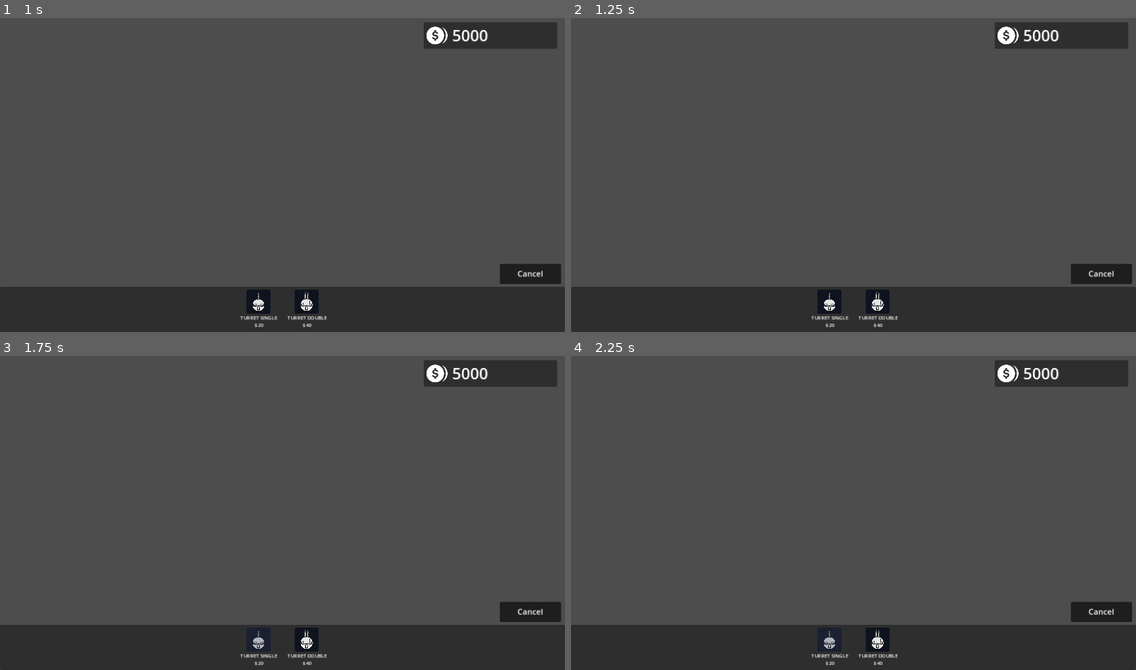
Above: before the commit, frames 1-4 (two rows, left to right).
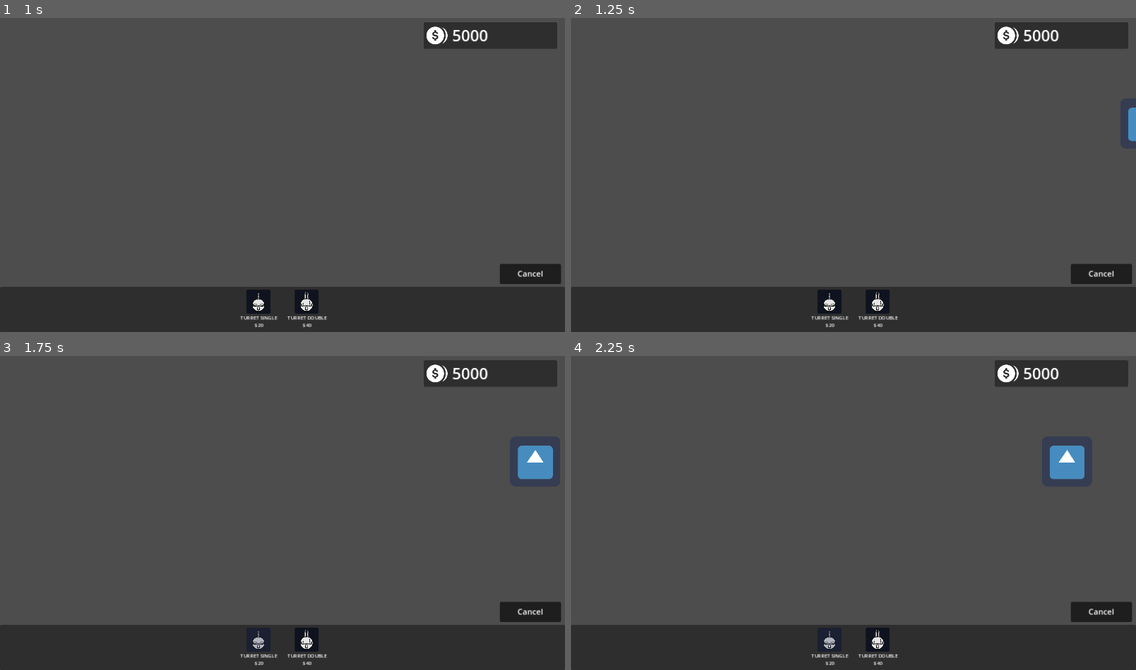
Above: after the commit, the same moments.

Repository: AdilDevStuff/TheLastGameJam2023
Game: Godot game, scene res://Scenes/World.tscn
Two runs of this game, one before a commit and one after it. Both use one fixed random seed, a clock stepped at 60 frames per second and the inputs below. The engine's default icon, where the game draws it, is replaced by a stand-in: a white triangle on a blue panel in a dark square.
Inputs (mouse positions are in pixels of both pictures, inside the frame that each line leads up to):
- Up to frame 1 (1 s): click "Build" at 0.5 s
- Up to frame 2 (1.25 s): no input
- Up to frame 3 (1.75 s): click (259, 638) at 1.25 s
- Up to frame 4 (2.25 s): click (830, 638) at 2 s

Frame 1 is identical in both runs. In frame 2, 0.1% of the frame differs, in the area x 98-100%, y 28-40%; in frame 3, 0.7%, in the area x 91-98%, y 28-40%; in frame 4, 0.7%.

Commit message:
Did something

Diff:
--- a/Scenes/Bullets/BulletBase.tscn
+++ b/Scenes/Bullets/BulletBase.tscn
@@ -8,3 +8,5 @@
 [node name="Sprite2D" type="Sprite2D" parent="."]
 
 [node name="CollisionShape2D" type="CollisionShape2D" parent="."]
+
+[connection signal="area_entered" from="." to="." method="_on_area_entered"]
--- a/Scenes/Bullets/CanonShot.tscn
+++ b/Scenes/Bullets/CanonShot.tscn
@@ -9,7 +9,7 @@
 
 [node name="SingleCanonShot" instance=ExtResource("1_u31f7")]
 script = ExtResource("2_ooabr")
-speed = 20.0
+speed = 300.0
 
 [node name="Sprite2D" parent="." index="0"]
 scale = Vector2(0.21875, 0.21875)
--- /dev/null
+++ b/Scenes/Enemies/EnemyBase.tscn
@@ -0,0 +1,10 @@
+[gd_scene load_steps=2 format=3 uid="uid://bemhtxrde84mm"]
+
+[ext_resource type="Script" path="res://Scripts/EnemyBase.gd" id="1_dr4s0"]
+
+[node name="EnemyBase" type="Area2D" groups=["Enemy"]]
+script = ExtResource("1_dr4s0")
+
+[node name="Sprite2D" type="Sprite2D" parent="."]
+
+[node name="CollisionShape2D" type="CollisionShape2D" parent="."]
--- /dev/null
+++ b/Scenes/Enemies/Enemy_SpaceshipSmall.tscn
@@ -0,0 +1,17 @@
+[gd_scene load_steps=4 format=3 uid="uid://dlboyugfysdoy"]
+
+[ext_resource type="PackedScene" uid="uid://bemhtxrde84mm" path="res://Scenes/Enemies/EnemyBase.tscn" id="1_rdcjl"]
+[ext_resource type="Texture2D" uid="uid://bf6a0anud3udn" path="res://icon.png" id="2_q2271"]
+
+[sub_resource type="RectangleShape2D" id="RectangleShape2D_axrkn"]
+size = Vector2(126, 126)
+
+[node name="EnemySpaceshipSmall" instance=ExtResource("1_rdcjl")]
+move_speed = 200.0
+health = 30.0
+
+[node name="Sprite2D" parent="." index="0"]
+texture = ExtResource("2_q2271")
+
+[node name="CollisionShape2D" parent="." index="1"]
+shape = SubResource("RectangleShape2D_axrkn")
--- a/Scenes/Units/SingleTurret.tscn
+++ b/Scenes/Units/SingleTurret.tscn
@@ -12,7 +12,6 @@
 [node name="SingleTurret" instance=ExtResource("1_x6qwa")]
 script = ExtResource("2_c2l4t")
 health = 20.0
-damage = 20.0
 fire_rate = 1.0
 price = 20.0
 bullet_scene = ExtResource("3_y7kef")
--- a/Scenes/World.tscn
+++ b/Scenes/World.tscn
@@ -11,6 +11,7 @@
 [ext_resource type="Texture2D" uid="uid://dej8n32l0wgg1" path="res://Assets/UserInterface/ItemButtons/SingleTurretButtonHovered.png" id="9_xdw2j"]
 [ext_resource type="Texture2D" uid="uid://doquyojsatq4i" path="res://Assets/UserInterface/ItemButtons/DoubleTurretButtonHovered.png" id="10_y8vjm"]
 [ext_resource type="Texture2D" uid="uid://bdto5h5fia4n0" path="res://Assets/UserInterface/Icons/CoinIcon.png" id="11_0nwqs"]
+[ext_resource type="PackedScene" uid="uid://dlboyugfysdoy" path="res://Scenes/Enemies/Enemy_SpaceshipSmall.tscn" id="12_ul50d"]
 
 [sub_resource type="Animation" id="Animation_3e0d2"]
 resource_name = "Enter"
@@ -165,7 +166,7 @@
 anchor_right = 1.0
 anchor_bottom = 1.0
 offset_top = 660.0
-offset_right = 3456.0
+offset_right = 12672.0
 offset_bottom = 752.0
 grow_horizontal = 2
 grow_vertical = 0
@@ -215,6 +216,9 @@
 position = Vector2(723, 406)
 zoom = Vector2(0.8, 0.8)
 
+[node name="SmallSpaceship" parent="." instance=ExtResource("12_ul50d")]
+position = Vector2(1717, 279)
+
 [connection signal="pressed" from="UserInterface/GameUI/ItemsBar/MarginContainer/ItemSlots/SingleTurretBtn" to="BuildSystem" method="_on_item_btn_pressed" binds= [0]]
 [connection signal="pressed" from="UserInterface/GameUI/ItemsBar/MarginContainer/ItemSlots/DoubleTurretBtn" to="BuildSystem" method="_on_item_btn_pressed" binds= [1]]
 [connection signal="toggled" from="UserInterface/GameUI/BuildModeBtn" to="UserInterface/GameUI" method="_on_build_mode_btn_toggled"]
--- a/Scripts/BulletBase.gd
+++ b/Scripts/BulletBase.gd
@@ -2,6 +2,11 @@
 extends Area2D
 
 @export var speed: float
+@export var damage: float
 
 func _process(delta: float) -> void:
 	position += transform.x * speed * delta
+
+func _on_area_entered(area: Area2D) -> void:
+	if area.is_in_group("Enemy"):
+		area.health -= damage
--- /dev/null
+++ b/Scripts/EnemyBase.gd
@@ -0,0 +1,13 @@
+class_name Enemies
+extends Area2D
+
+@export var move_speed: float
+@export var fire_rate: float
+@export var health: float
+
+func _process(delta: float) -> void:
+	print(health)
+	move(delta)
+
+func move(delta):
+	position.x -= move_speed * delta
--- a/Scripts/GameUI.gd
+++ b/Scripts/GameUI.gd
@@ -26,7 +26,7 @@
 		button.mouse_entered.connect(_on_mouse_entered)
 		button.mouse_exited.connect(_on_mouse_exited)
 
-func _process(delta: float) -> void:
+func _process(_delta: float) -> void:
 	coinsLabel.text = "%d" % Global.coins
 
 # < ---------- SIGNALS ---------- >
--- a/Scripts/UnitsBase.gd
+++ b/Scripts/UnitsBase.gd
@@ -3,7 +3,6 @@
 
 @export_category("Unit Stats")
 @export var health: float
-@export var damage: float
 @export var fire_rate: float
 @export var price: float
 
@@ -12,18 +11,16 @@
 @export var raycast: RayCast2D
 @export var barrel: Node2D
 
-var can_shoot: bool = false
+var can_shoot: bool = true
 
-func _process(delta: float) -> void:
+func _process(_delta: float) -> void:
 	if is_ray_colliding():
-		print("Collided")
-	else:
-		print("Not Collided")
+		shoot(raycast.global_transform)
 
-func shoot(bullet_spawn_position: Vector2):
+func shoot(bullet_spawn_position):
 	if can_shoot:
 		var bullet_instance = bullet_scene.instantiate()
-		bullet_instance.position = bullet_spawn_position
+		bullet_instance.global_transform = bullet_spawn_position
 		get_parent().add_child(bullet_instance)
 		can_shoot = false
 		await get_tree().create_timer(fire_rate).timeout
Not shown: 1 places in Scenes/World.tscn that only renumber resources
